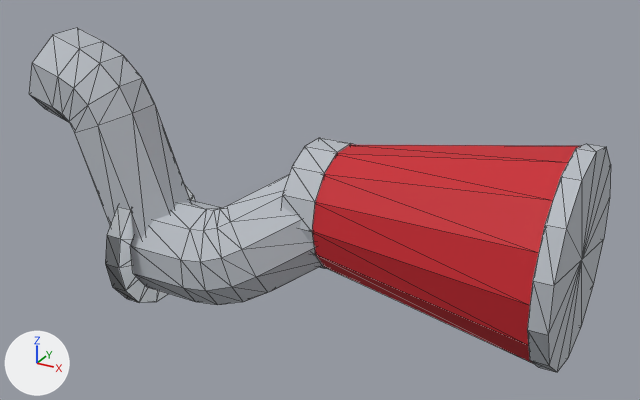
Renders of the glTF model assets/parts/intake/intake_filter_street/ridgeback_4x4.glb from each side of a commit.
Before and after are seen from a 50 mm lens placed at (0.466, -0.459, 0.171), pointed at (0.193, 0.038, -0.078). Every picture has the same lights, and +X, +Y and +Z are marked at lower left. The picture after the commit comes second. Mesh edges are drawn as thin lines. Where no turn or scale is listed for an object, it has been applied to the vertices. Vertices at exactly the same position are counted once.

The older version as bpy lines, for what is in view:
```python
me_model = bpy.data.meshes.new('model')
me_model.from_pydata(...)  # 282 vertices, 552 faces; spans x -0.19..0.19, y -0.084..0.084, z -0.097..0.097
# faces by material slot: [112, 440]
me_model.materials.append(mat_raw_metal)  # grey #a3a7ab
me_model.materials.append(mat_car_atlas)  # picture img_car_atlas
ob_model = bpy.data.objects.new('model', me_model)
ob_model.location = (0.1818, 0.0364, -0.0689)
```
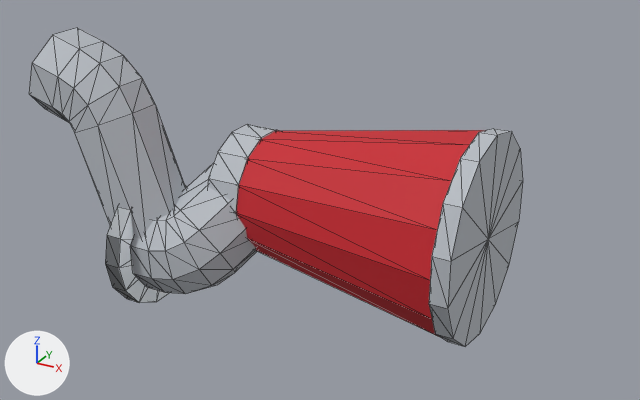
Where the newer file only moved an object's origin or applied its transform, the numbers keep the older frame.

Location of each change, (x1, y1, x2, y2) in pixels of the pictures (640 x 400 px; the box of a moved part takes in the faces that stretch with it):
'model', reshaped (15% narrower, 8% shorter)
    before: (29, 28, 611, 372)
    after: (29, 28, 523, 346)
part 1 of me_model, moved or reshaped
    before: (312, 144, 611, 372)
    after: (236, 129, 523, 346)
part 2 of me_model, moved or reshaped
    before: (281, 138, 354, 268)
    after: (208, 124, 279, 217)
part 3 of me_model, moved or reshaped
    before: (130, 175, 323, 305)
    after: (130, 163, 257, 294)

Diff of the bpy script that builds the scene:
```diff
--- a/assets/parts/intake/intake_filter_street/ridgeback_4x4.glb.py
+++ b/assets/parts/intake/intake_filter_street/ridgeback_4x4.glb.py
@@ me_model @@
 # used by ob_model
-me_model.from_pydata(...)  # 282 vertices, 552 faces; spans x -0.19..0.19, y -0.084..0.084, z -0.097..0.097
+me_model.from_pydata(...)  # 282 vertices, 552 faces; spans x -0.19..0.13, y -0.084..0.084, z -0.097..0.097
+# me_model part 1: the loose piece of 59 vertices spanning x 0.018..0.19, y -0.056..0.084, z -0.088..0.056 is moved by (-0.06, 0.0, 0.0)
+# me_model part 2: the loose piece of 56 vertices spanning x -0.002..0.023, y -0.032..0.059, z -0.06..0.028 is moved by (-0.06, 0.0, 0.0)
+# me_model part 3: 51 of 282 vertices moved; they spanned x -0.059..0.032, y -0.07..0.032, z -0.086..0.01 and now span x -0.101..-0.021, y -0.07..0.028, z -0.086..0.008; mean shift (-0.04, 0.0, 0.0); largest move (-0.016, 0.018, 0.0) -> (-0.084, 0.011, -0.007)
 me_model.materials.append(mat_raw_metal)
```
